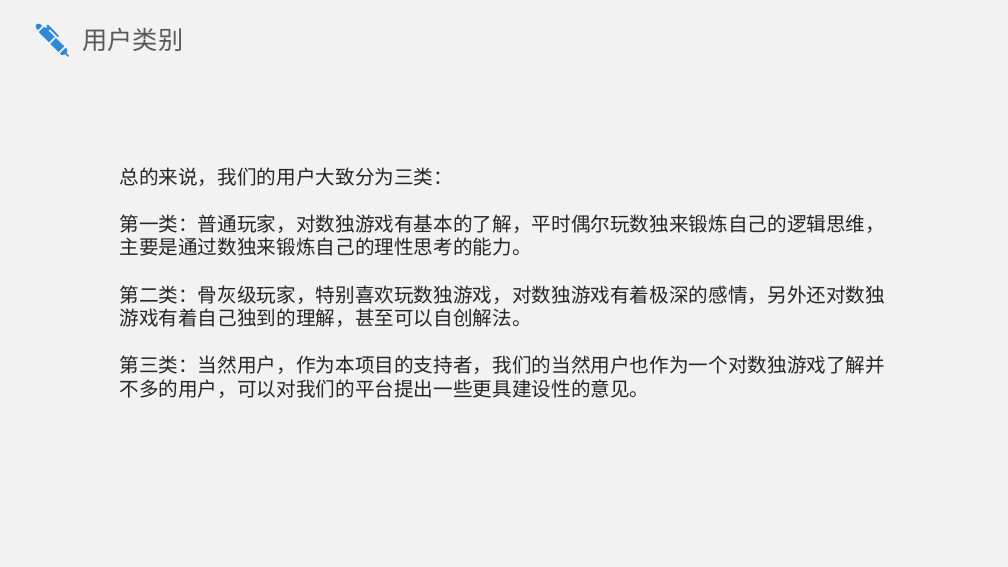
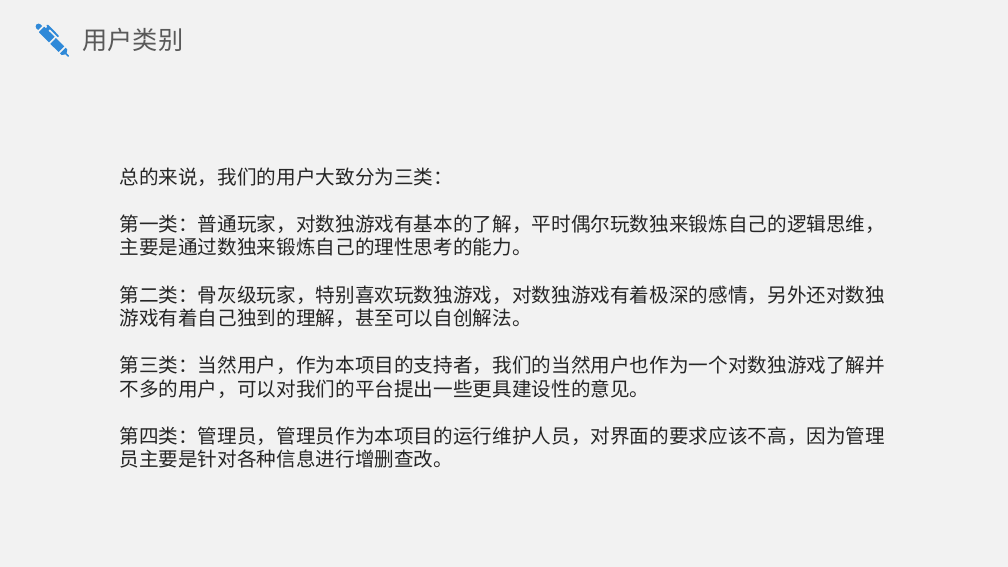
Before and after one commit to SE2020-G02/OurSudoku, a slide deck: slide 9 of SE2020-G02-需求规格说明/SRS v0.0.4.pptx. Drawn at 1008x567 pixels with LibreOffice and Linux fonts; fonts in the diff are those of the drawing. Boxes give left, top, right and bottom in pixels: in the first picture for what was removed or moved away, otherwise in the second. Text is boxed around its words. In the diff, an @@ line names an element or a change of style, - is before the commit and + after.

```diff
--- a/SE2020-G02-需求规格说明/SRS v0.0.4.pptx
+++ b/SE2020-G02-需求规格说明/SRS v0.0.4.pptx
@@ text at box(119, 426, 885, 468): paragraph added @@
+第四类：管理员，管理员作为本项目的运行维护人员，对界面的要求应该不高，因为管理员主要是针对各种信息进行增删查改。
```
Also in this commit, not shown: 2 other slides changed, 2 slides added, 6 other files.
